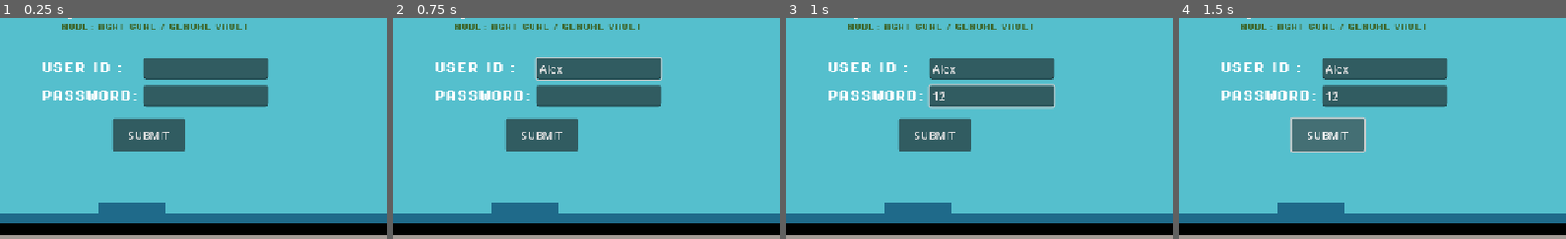
Above: before the commit, frames 1-4 (left to right).
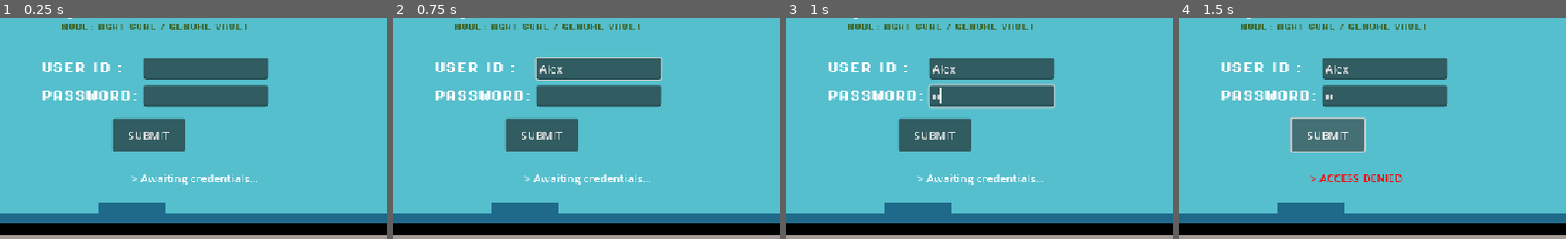
Above: after the commit, the same moments.

Repository: NISCHAY17/godot-first
Game: Godot game, scene res://computer_check.tscn
Two runs of this game, one before a commit and one after it. Both use one fixed random seed, a clock stepped at 60 frames per second and the inputs below. This scene is started directly instead of the project's main scene.
Inputs (mouse positions are % of the whole screen's width and height, from its top left):
- Up to frame 1 (0.25 s): no input
- Up to frame 2 (0.75 s): click (57, 61) at 0.52 s; type "Alex" at 0.6 s
- Up to frame 3 (1 s): click (57, 68) at 0.75 s; type "12" at 0.83 s
- Up to frame 4 (1.5 s): click "SUBMIT" at 1.25 s
The pictures show only the part of the screen within x 31-81%, y 50-100%; the shares and areas given below are measured in that part.

The runs differ from the first frame. In frame 1, 0.5% of the frame differs, in the area x 33-67%, y 70-76%; in frame 2, 0.5%; in frame 3, 0.6%, in the area x 33-67%, y 31-76%; in frame 4, 0.5%.

Commit message:
U Can check password now

Diff:
--- /dev/null
+++ b/1st_scene_(_login_).gd
@@ -0,0 +1,39 @@
+extends Node2D
+
+@onready var user_field: LineEdit = $UserField
+@onready var pass_field: LineEdit = $PassField
+@onready var status: Label = $Status
+@onready var submit_btn: Button = $Button
+
+# to  Change these later
+const CORRECT_USER = "admin"
+const CORRECT_PASS = "evilcrop"
+
+func _ready():
+	pass_field.secret = true
+	status.text = "> Awaiting credentials..."
+	submit_btn.pressed.connect(_on_submit_pressed)
+
+func _on_submit_pressed():
+	var user = user_field.text.strip_edges().to_lower()
+	var password = pass_field.text.strip_edges().to_lower()
+
+	print("[LOGIN] User:", user, "Pass:", password)
+
+	if user == "" or password == "":
+		status.text = "> Fields cannot be empty"
+		status.modulate = Color.ORANGE
+		return
+
+	if user == CORRECT_USER and password == CORRECT_PASS:
+		status.text = "> ACCESS GRANTED"
+		status.modulate = Color.GREEN
+		print("[LOGIN] ✅ Access granted")
+
+		# Tell parent to switch screen
+		get_parent().show_main()
+
+	else:
+		status.text = "> ACCESS DENIED"
+		status.modulate = Color.RED
+		print("[LOGIN] ❌ Access denied")
--- a/computer_check.tscn
+++ b/computer_check.tscn
@@ -1,8 +1,9 @@
-[gd_scene load_steps=8 format=3 uid="uid://5nyd4vqq1v0c"]
+[gd_scene load_steps=9 format=3 uid="uid://5nyd4vqq1v0c"]
 
 [ext_resource type="Texture2D" uid="uid://ws3wtrvovjva" path="res://assets/custum made/Untitled design (53).png" id="1_1rs77"]
 [ext_resource type="FontFile" uid="uid://degh5no4q3oty" path="res://assets/brackeys_platformer_assets/fonts/PixelOperator8-Bold.ttf" id="2_akjg6"]
 [ext_resource type="Texture2D" uid="uid://y03n0n13bqh5" path="res://assets/custum made/evilcrop.png" id="2_sq541"]
+[ext_resource type="Script" uid="uid://dfj3ck5m8k8yc" path="res://1st_scene_(_login_).gd" id="2_unrer"]
 [ext_resource type="Script" uid="uid://dpaiigvrqknh5" path="res://lable_for_only.gd" id="5_2ju0i"]
 [ext_resource type="Texture2D" uid="uid://b26yhkpw0lvmf" path="res://assets/custum made/—Pngtree—vector ip icon fixed blue_9512824.png" id="5_unrer"]
 
@@ -146,6 +147,7 @@
 sources/0 = SubResource("TileSetAtlasSource_sq541")
 
 [node name="computer_check" type="Node2D"]
+position = Vector2(-117, -76)
 
 [node name="TileMap" type="TileMap" parent="."]
 position = Vector2(0, 3)
@@ -158,8 +160,9 @@
 zoom = Vector2(1.01, 1.01)
 
 [node name="1ST SCENE ( LOGIN )" type="Node2D" parent="."]
-
-[node name="COMPANY" type="Label" parent="1ST SCENE ( LOGIN )"]
+script = ExtResource("2_unrer")
+
+[node name="auth" type="Label" parent="1ST SCENE ( LOGIN )"]
 offset_left = -119.0
 offset_top = -173.0
 offset_right = 166.0
@@ -170,7 +173,7 @@
 text = "AUTHORIZED PERSONNEL ONLY
 "
 
-[node name="COMPANY2" type="Label" parent="1ST SCENE ( LOGIN )"]
+[node name="company name" type="Label" parent="1ST SCENE ( LOGIN )"]
 offset_left = -198.0
 offset_top = -202.0
 offset_right = 232.0
@@ -250,3 +253,9 @@
 position = Vector2(-106.99999, -127.999985)
 scale = Vector2(0.012890641, 0.012890641)
 texture = ExtResource("5_unrer")
+
+[node name="Status" type="Label" parent="1ST SCENE ( LOGIN )"]
+offset_left = -18.0
+offset_top = 102.0
+offset_right = 22.0
+offset_bottom = 125.0
Not shown, added: 1st_scene_(_login_).gd.uid
